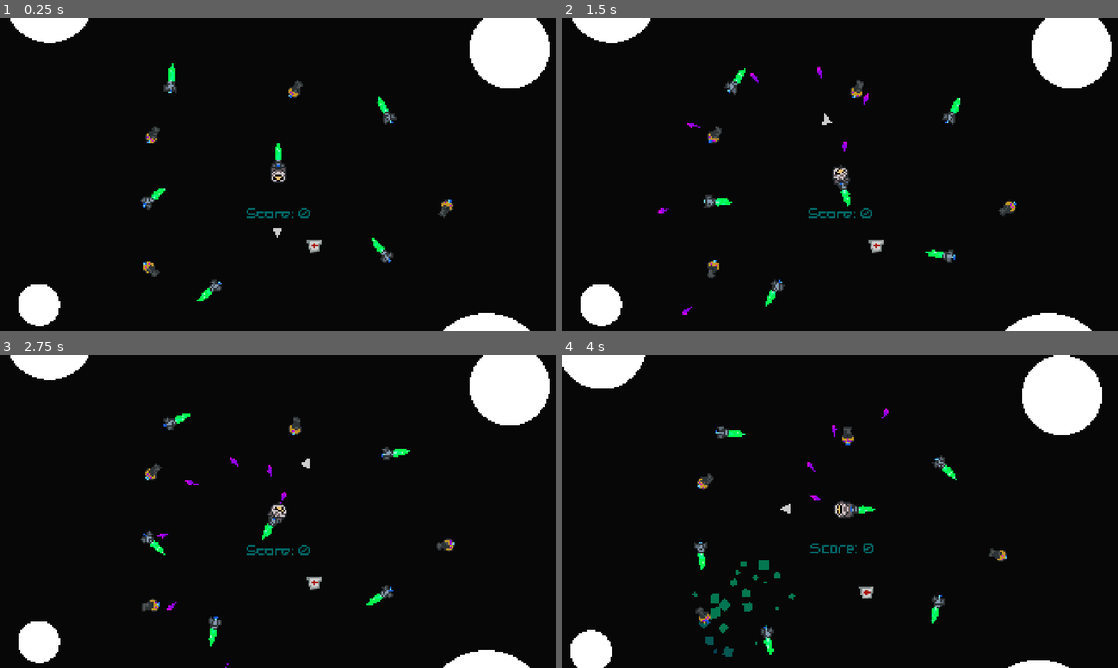
Above: before the commit, frames 1-4 (two rows, left to right).
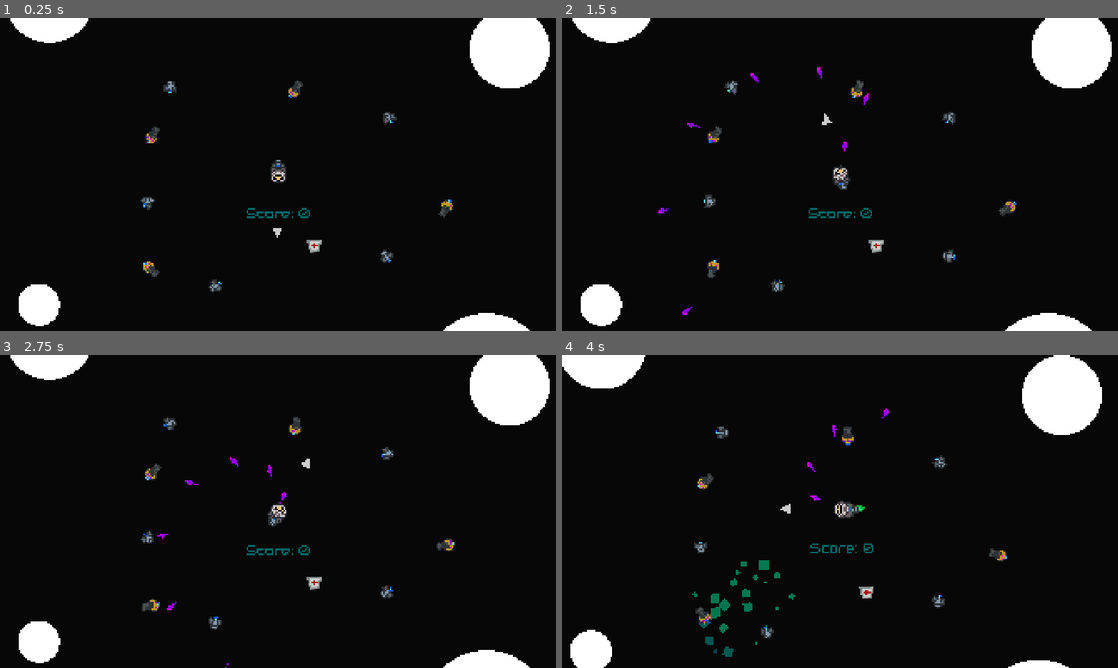
Above: after the commit, the same moments.

Repository: Leeway001Write/melonJam6
Game: Godot game, scene res://Levels/world.tscn
The game is run twice, just before and just after one commit, with the same random seed, the same clock (stepped at 60 frames per second) and the same inputs.
Inputs:
- Up to frame 1 (0.25 s): no input
- Up to frame 2 (1.5 s): hold D (right) 0.53-1.28 s; hold Space (fire) 0.53-1.28 s; hold A (left) from 1.28 s (still down); tap Space (fire) at 1.35 s
- Up to frame 3 (2.75 s): release A (left) at 2.03 s; hold D (right) from 2.03 s (still down); hold Space (fire) from 2.03 s (still down)
- Up to frame 4 (4 s): release D (right) at 2.78 s; release Space (fire) at 2.78 s; hold W (forward) 2.78-3.53 s; tap Space (fire) at 2.85 s; hold A (left) from 3.53 s (still down); hold Space (fire) from 3.53 s (still down)

The runs differ from the first frame. In frame 1, 0.3% of the frame differs, in the area x 27-70%, y 14-91%; in frame 2, 0.3%; in frame 3, 0.3%; in frame 4, 0.3%.

Commit message:
Changed some fires

Diff:
--- a/escape-from-greenland/Levels/world.tscn
+++ b/escape-from-greenland/Levels/world.tscn
@@ -541,12 +541,10 @@
 [node name="Booster8" parent="Q3/Items/Boosters" instance=ExtResource("18_oyb16")]
 position = Vector2(-16230, 6412)
 rotation = 0.0778562
-scale = Vector2(1, 1)
 
 [node name="Booster11" parent="Q3/Items/Boosters" instance=ExtResource("18_oyb16")]
 position = Vector2(-4528, 7945)
 rotation = 1.12886
-scale = Vector2(1, 1)
 
 [node name="Booster9" parent="Q3/Items/Boosters" instance=ExtResource("18_oyb16")]
 position = Vector2(-12974, 8985)
--- a/escape-from-greenland/Prefabs/booster.tscn
+++ b/escape-from-greenland/Prefabs/booster.tscn
@@ -1,7 +1,8 @@
-[gd_scene load_steps=14 format=3 uid="uid://6t48r1sfmkgl"]
+[gd_scene load_steps=21 format=3 uid="uid://6t48r1sfmkgl"]
 
 [ext_resource type="Script" uid="uid://cnsnk4cq5axtw" path="res://Scripts/booster.gd" id="1_6tacm"]
 [ext_resource type="Texture2D" uid="uid://ogdt681y3uvf" path="res://Art/components/booster.png" id="2_0ajaq"]
+[ext_resource type="Texture2D" uid="uid://cv8yvno6exuy" path="res://Art/components/fire-burst-sprite-sheet.png" id="3_8wo6y"]
 [ext_resource type="Texture2D" uid="uid://ck4xadftooykx" path="res://Art/components/booster-fire-sprite-sheet.png" id="3_f1h7d"]
 
 [sub_resource type="RectangleShape2D" id="RectangleShape2D_jfkkc"]
@@ -15,33 +16,60 @@
 offsets = PackedFloat32Array(0, 0.136612, 0.551913, 1)
 colors = PackedColorArray(1, 1, 1, 1, 0, 0.992157, 0.545098, 1, 0, 0.990903, 0.544234, 1, 0.0359995, 0.291225, 0.580953, 1)
 
-[sub_resource type="AtlasTexture" id="AtlasTexture_8wo6y"]
+[sub_resource type="AtlasTexture" id="AtlasTexture_f1h7d"]
 atlas = ExtResource("3_f1h7d")
 region = Rect2(0, 0, 1920, 1080)
 
-[sub_resource type="AtlasTexture" id="AtlasTexture_182f1"]
+[sub_resource type="AtlasTexture" id="AtlasTexture_8wo6y"]
 atlas = ExtResource("3_f1h7d")
 region = Rect2(1920, 0, 1920, 1080)
 
-[sub_resource type="AtlasTexture" id="AtlasTexture_xca8e"]
+[sub_resource type="AtlasTexture" id="AtlasTexture_182f1"]
 atlas = ExtResource("3_f1h7d")
 region = Rect2(3840, 0, 1920, 1080)
 
-[sub_resource type="AtlasTexture" id="AtlasTexture_hlfsc"]
+[sub_resource type="AtlasTexture" id="AtlasTexture_xca8e"]
 atlas = ExtResource("3_f1h7d")
 region = Rect2(5760, 0, 1920, 1080)
 
-[sub_resource type="AtlasTexture" id="AtlasTexture_3n8mn"]
+[sub_resource type="AtlasTexture" id="AtlasTexture_hlfsc"]
 atlas = ExtResource("3_f1h7d")
 region = Rect2(7680, 0, 1920, 1080)
 
-[sub_resource type="AtlasTexture" id="AtlasTexture_74tug"]
+[sub_resource type="AtlasTexture" id="AtlasTexture_3n8mn"]
 atlas = ExtResource("3_f1h7d")
 region = Rect2(0, 1080, 1920, 1080)
 
-[sub_resource type="SpriteFrames" id="SpriteFrames_rl158"]
+[sub_resource type="AtlasTexture" id="AtlasTexture_74tug"]
+atlas = ExtResource("3_8wo6y")
+region = Rect2(0, 0, 1920, 1080)
+
+[sub_resource type="AtlasTexture" id="AtlasTexture_rl158"]
+atlas = ExtResource("3_8wo6y")
+region = Rect2(1920, 0, 1920, 1080)
+
+[sub_resource type="AtlasTexture" id="AtlasTexture_6e2g3"]
+atlas = ExtResource("3_8wo6y")
+region = Rect2(3840, 0, 1920, 1080)
+
+[sub_resource type="AtlasTexture" id="AtlasTexture_hdff7"]
+atlas = ExtResource("3_8wo6y")
+region = Rect2(5760, 0, 1920, 1080)
+
+[sub_resource type="AtlasTexture" id="AtlasTexture_gnfd6"]
+atlas = ExtResource("3_8wo6y")
+region = Rect2(7680, 0, 1920, 1080)
+
+[sub_resource type="AtlasTexture" id="AtlasTexture_2pju3"]
+atlas = ExtResource("3_8wo6y")
+region = Rect2(0, 1080, 1920, 1080)
+
+[sub_resource type="SpriteFrames" id="SpriteFrames_74tug"]
 animations = [{
 "frames": [{
+"duration": 1.0,
+"texture": SubResource("AtlasTexture_f1h7d")
+}, {
 "duration": 1.0,
 "texture": SubResource("AtlasTexture_8wo6y")
 }, {
@@ -56,13 +84,36 @@
 }, {
 "duration": 1.0,
 "texture": SubResource("AtlasTexture_3n8mn")
+}],
+"loop": true,
+"name": &"burn",
+"speed": 24.0
+}, {
+"frames": [{
+"duration": 1.0,
+"texture": null
 }, {
 "duration": 1.0,
 "texture": SubResource("AtlasTexture_74tug")
+}, {
+"duration": 1.0,
+"texture": SubResource("AtlasTexture_rl158")
+}, {
+"duration": 1.0,
+"texture": SubResource("AtlasTexture_6e2g3")
+}, {
+"duration": 1.0,
+"texture": SubResource("AtlasTexture_hdff7")
+}, {
+"duration": 1.0,
+"texture": SubResource("AtlasTexture_gnfd6")
+}, {
+"duration": 1.0,
+"texture": SubResource("AtlasTexture_2pju3")
 }],
-"loop": true,
-"name": &"default",
-"speed": 24.0
+"loop": false,
+"name": &"burst",
+"speed": 12.0
 }]
 
 [node name="Booster" type="CharacterBody2D"]
@@ -111,11 +162,10 @@
 
 [node name="Fire" type="AnimatedSprite2D" parent="."]
 z_index = -1
-position = Vector2(-27, -95)
+position = Vector2(-38, -123)
 rotation = -3.14159
-scale = Vector2(0.172402, 0.172402)
-sprite_frames = SubResource("SpriteFrames_rl158")
-autoplay = "default"
-frame_progress = 0.970692
+scale = Vector2(0.236809, 0.236809)
+sprite_frames = SubResource("SpriteFrames_74tug")
+animation = &"burst"
 
 [connection signal="area_entered" from="Area2D" to="." method="_on_area_2d_area_entered"]
--- a/escape-from-greenland/Scripts/booster.gd
+++ b/escape-from-greenland/Scripts/booster.gd
@@ -9,9 +9,14 @@
 	super(delta)
 	dir_vector = Vector2($ForwardPos.global_position - global_position).normalized() * speed
 
-	if Input.is_action_pressed('forward') and attached:
+	if Input.is_action_just_pressed('forward') and attached:
 		$CPUParticles2D.emitting = true
+		$Fire.play('burst')
+		await get_tree().create_timer(.5).timeout
+		if Input.is_action_pressed('forward'):
+			$Fire.play('burn')
 
 
 	if Input.is_action_just_released('forward') and attached:
 		$CPUParticles2D.emitting = false
+		$Fire.play('burst', -1, true)
Binary file changed: escape-from-greenland/Art/components/booster-fire-sprite-sheet.png
Binary file added: escape-from-greenland/Art/components/fire-burst-sprite-sheet.png
Not shown, added: escape-from-greenland/Art/components/fire-burst-sprite-sheet.png.import
